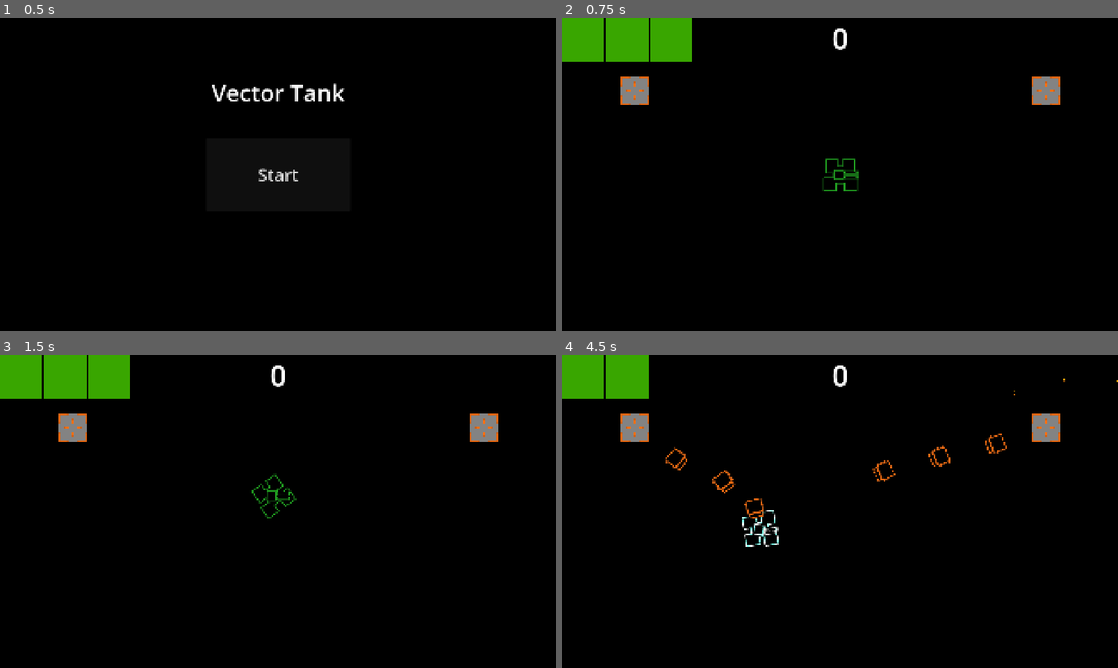
Above: before the commit, frames 1-4 (two rows, left to right).
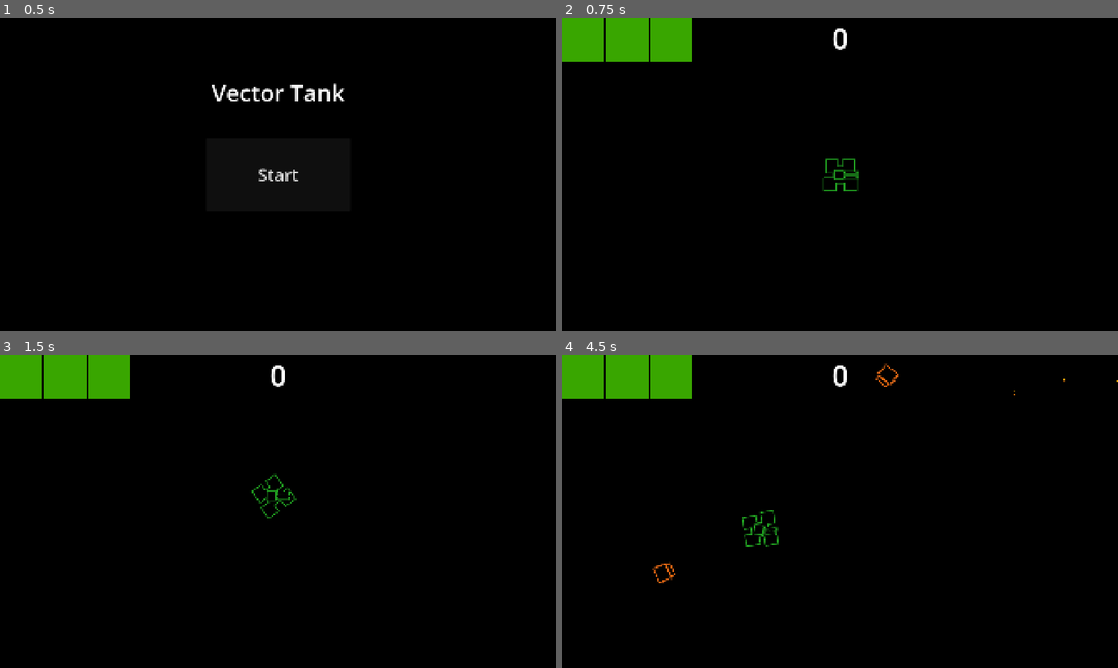
Above: after the commit, the same moments.

Repository: wlotter/godot-vector-tank
Game: Godot game, scene res://main.tscn
Same seed, same stepped clock (60 frames per second), same inputs: the game is played once before the commit and once after it.
Inputs (mouse positions are in pixels of both pictures, inside the frame that each line leads up to):
- Up to frame 1 (0.5 s): no input
- Up to frame 2 (0.75 s): click "Start" at 0.5 s
- Up to frame 3 (1.5 s): tap Enter at 1.25 s; move the mouse to (400, 495) at 1.27 s; hold W (move forwards) from 1.28 s (still down); hold A (rotate anticlockwise) from 1.28 s (still down)
- Up to frame 4 (4.5 s): move the mouse to (728, 527) at 2.02 s; release W (move forwards) at 2.03 s; release A (rotate anticlockwise) at 2.03 s; hold S (move backwards) 2.03-2.78 s; tap D (rotate clockwise) at 2.1 s; move the mouse to (895, 442) at 2.77 s; press the mouse at (895, 442) at 2.78 s; hold W (move forwards) 2.78-4.28 s; move the mouse to (812, 574) at 3.52 s; release the mouse at (812, 574) at 3.53 s; tap A (rotate anticlockwise) at 3.6 s; move the mouse to (1006, 558) at 4.27 s; hold S (move backwards) from 4.28 s (still down); hold D (rotate clockwise) from 4.28 s (still down)

Frame 1 is identical in both runs. In frame 2, 0.9% of the frame differs, in the area x 10-90%, y 18-28%; in frame 3, 0.9%; in frame 4, 2.9%, in the area x 10-90%, y 0-73%.

Commit message:
add off screen random spawn with rampup

Diff:
--- a/battle.gd
+++ b/battle.gd
@@ -1,4 +1,6 @@
 extends Node2D
+
+@export var basic_enemy_scene: PackedScene
 
 var score = 0
 
@@ -14,11 +16,6 @@
 	pass
 
 
-func _on_enemy_spawner_spawned(enemy: Node2D) -> void:
-	enemy.target_node = $Tank
-	enemy.killed.connect(_on_enemy_killed) # Rep
-
-
 func _on_enemy_killed(kill_score):
 	score += kill_score
 	$HUD.set_score(score)
@@ -28,3 +25,19 @@
 	player_health -= damage
 	player_health = 0 if player_health < 0 else player_health
 	$HUD.set_health(player_health)
+
+
+
+func _on_enemy_spawn_timer_timeout() -> void:
+	$EnemySpawnPath/EnemySpawnPathFollow.progress_ratio = randf()
+
+	var enemy = basic_enemy_scene.instantiate()
+	enemy.position = $EnemySpawnPath/EnemySpawnPathFollow.position
+	enemy.target_node = $Tank
+	enemy.killed.connect(_on_enemy_killed)
+	add_child(enemy)
+
+
+func _on_enemy_spawn_rampup_timer_timeout() -> void:
+	# Reduce time between enemy spawns
+	$EnemySpawnPath/EnemySpawnTimer.wait_time *= 0.9
--- a/battle.tscn
+++ b/battle.tscn
@@ -1,23 +1,24 @@
-[gd_scene load_steps=5 format=3 uid="uid://3ikl7ryb3a36"]
+[gd_scene load_steps=6 format=3 uid="uid://3ikl7ryb3a36"]
 
 [ext_resource type="Script" uid="uid://b0v6hvmikp60t" path="res://battle.gd" id="1_8lvy3"]
 [ext_resource type="PackedScene" uid="uid://dupeim4n8n1au" path="res://scenes/player/tank.tscn" id="1_n51mc"]
-[ext_resource type="PackedScene" uid="uid://chthuualahqxu" path="res://scenes/enemies/enemy_spawner.tscn" id="3_ei00m"]
+[ext_resource type="PackedScene" uid="uid://c27cywm3ysmjc" path="res://scenes/enemies/enemy.tscn" id="2_i431l"]
 [ext_resource type="PackedScene" uid="uid://d0wg2j6y5d4x1" path="res://hud.tscn" id="5_ei00m"]
+
+[sub_resource type="Curve2D" id="Curve2D_7sfm4"]
+_data = {
+"points": PackedVector2Array(0, 0, 0, 0, -64, -64, 0, 0, 0, 0, 1984, -64, 0, 0, 0, 0, 1984, 1152, 0, 0, 0, 0, -64, 1152, 0, 0, 0, 0, -64, -64)
+}
+point_count = 5
 
 [node name="Example" type="Node2D"]
 script = ExtResource("1_8lvy3")
+basic_enemy_scene = ExtResource("2_i431l")
 
 [node name="BackgroundColor" type="ColorRect" parent="."]
 offset_right = 1920.0
 offset_bottom = 1080.0
 color = Color(0, 0, 0, 1)
-
-[node name="EnemySpawner" parent="." instance=ExtResource("3_ei00m")]
-position = Vector2(250, 250)
-
-[node name="EnemySpawner2" parent="." instance=ExtResource("3_ei00m")]
-position = Vector2(1670, 250)
 
 [node name="Tank" parent="." instance=ExtResource("1_n51mc")]
 position = Vector2(960, 540)
@@ -25,6 +26,23 @@
 
 [node name="HUD" parent="." instance=ExtResource("5_ei00m")]
 
-[connection signal="spawned" from="EnemySpawner" to="." method="_on_enemy_spawner_spawned"]
-[connection signal="spawned" from="EnemySpawner2" to="." method="_on_enemy_spawner_spawned"]
+[node name="EnemySpawnPath" type="Path2D" parent="."]
+curve = SubResource("Curve2D_7sfm4")
+
+[node name="EnemySpawnPathFollow" type="PathFollow2D" parent="EnemySpawnPath"]
+position = Vector2(-64, -64)
+
+[node name="EnemySpawnTimer" type="Timer" parent="EnemySpawnPath"]
+wait_time = 1.5
+autostart = true
+
+[node name="EnemySpawnRampupTimer" type="Timer" parent="EnemySpawnPath"]
+wait_time = 10.0
+autostart = true
+
+[node name="Marker2D" type="Marker2D" parent="."]
+position = Vector2(-128, -128)
+
 [connection signal="hit" from="Tank" to="." method="_on_tank_hit"]
+[connection signal="timeout" from="EnemySpawnPath/EnemySpawnTimer" to="." method="_on_enemy_spawn_timer_timeout"]
+[connection signal="timeout" from="EnemySpawnPath/EnemySpawnRampupTimer" to="." method="_on_enemy_spawn_rampup_timer_timeout"]
